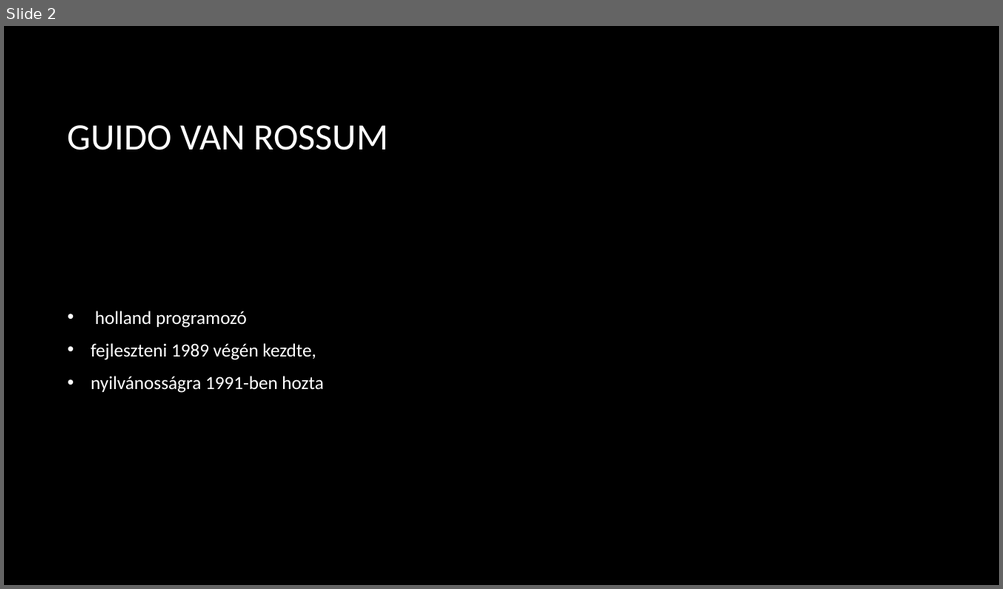
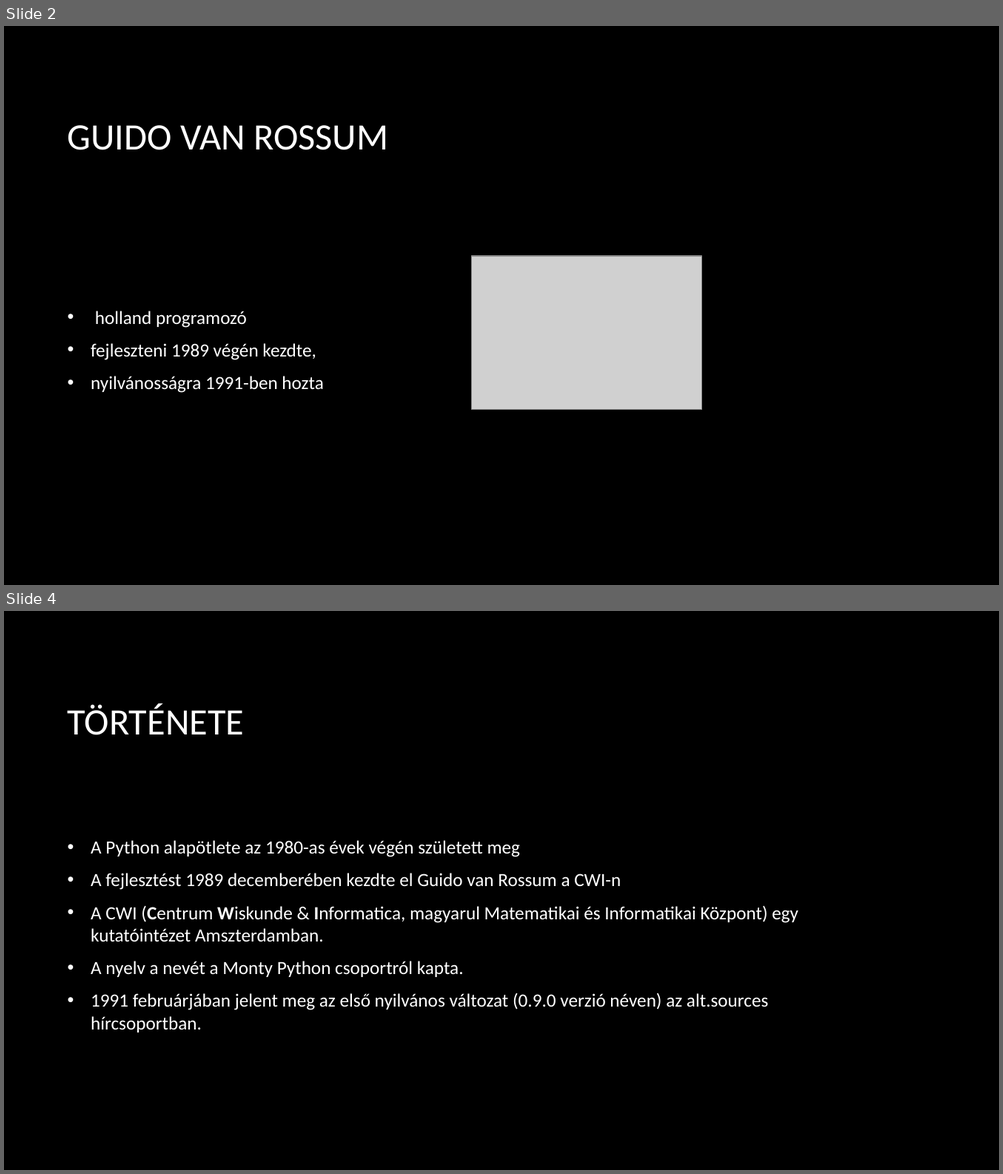
Before and after one commit to Andor1298/ikt-ppt, a slide deck: Python.pptx. Shown one above the other, each under a label of ours: slide 2 before the commit, slides 2 and 4 after it; the slides between them are not shown. The pictures are 1003x589 and 1003x1174 pixels, drawn with LibreOffice and Linux fonts; fonts in the diff are those of the drawing; grey boxes stand for pictures; background and template pictures are left out. Boxes give left, top, right and bottom in pixels: in the first picture for what was removed or moved away, otherwise in the second. Text is boxed around its words. In the diff, an @@ line names an element or a change of style, - is before the commit and + after.

```diff
--- a/Python.pptx
+++ b/Python.pptx
@@ slide 4 added at (x1=4, y1=611, x2=999, y2=1170), background picture (left out) @@
@@ title added at (x1=68, y1=704, x2=244, y2=735), 36 pt, text #FFFFFF @@
+TÖRTÉNETE
@@ text added at (x1=91, y1=840, x2=798, y2=1033), 18 pt, text #FFFFFF @@
+• A Python alapötlete az 1980-as évek végén született meg
+• A fejlesztést 1989 decemberében kezdte el Guido van Rossum a CWI-n
+• A CWI (Centrum Wiskunde & Informatica, magyarul Matematikai és Informatikai Központ) egy kutatóintézet Amszterdamban.
+• A nyelv a nevét a Monty Python csoportról kapta.
+• 1991 februárjában jelent meg az első nyilvános változat (0.9.0 verzió néven) az alt.sources hírcsoportban.
@@ slide 2 changed as well @@
@@ picture added at (x1=472, y1=257, x2=703, y2=410) @@
```
Also in this commit, not shown: 3 other slides changed.
